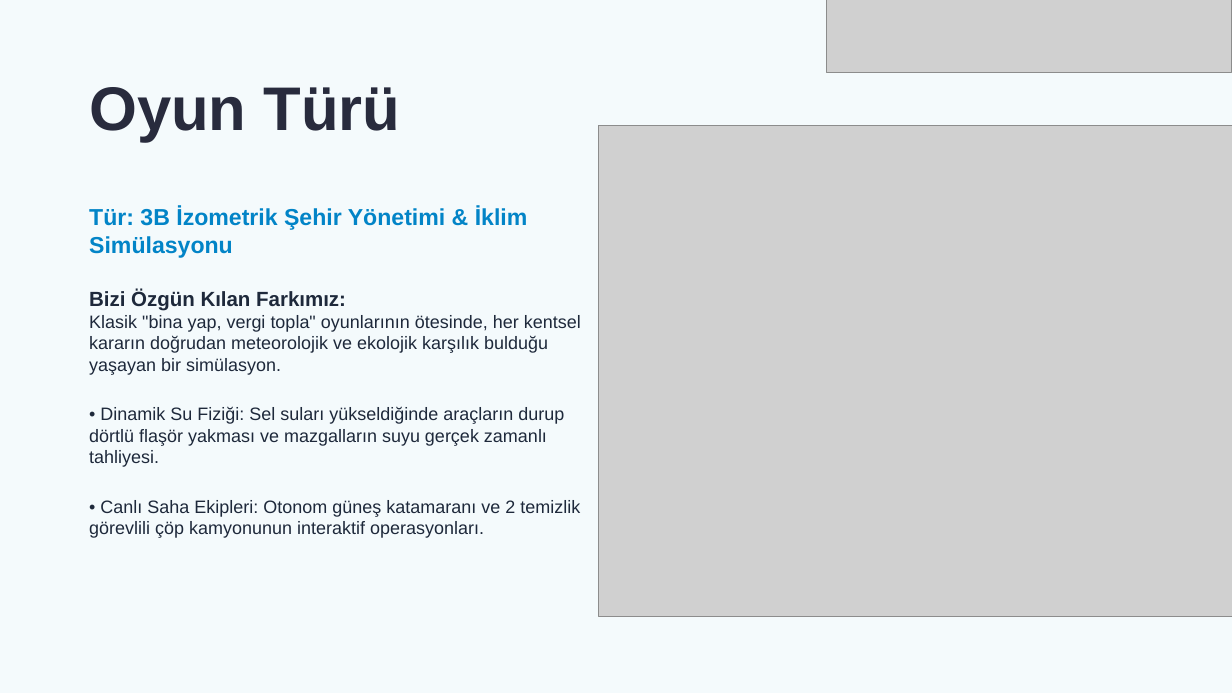
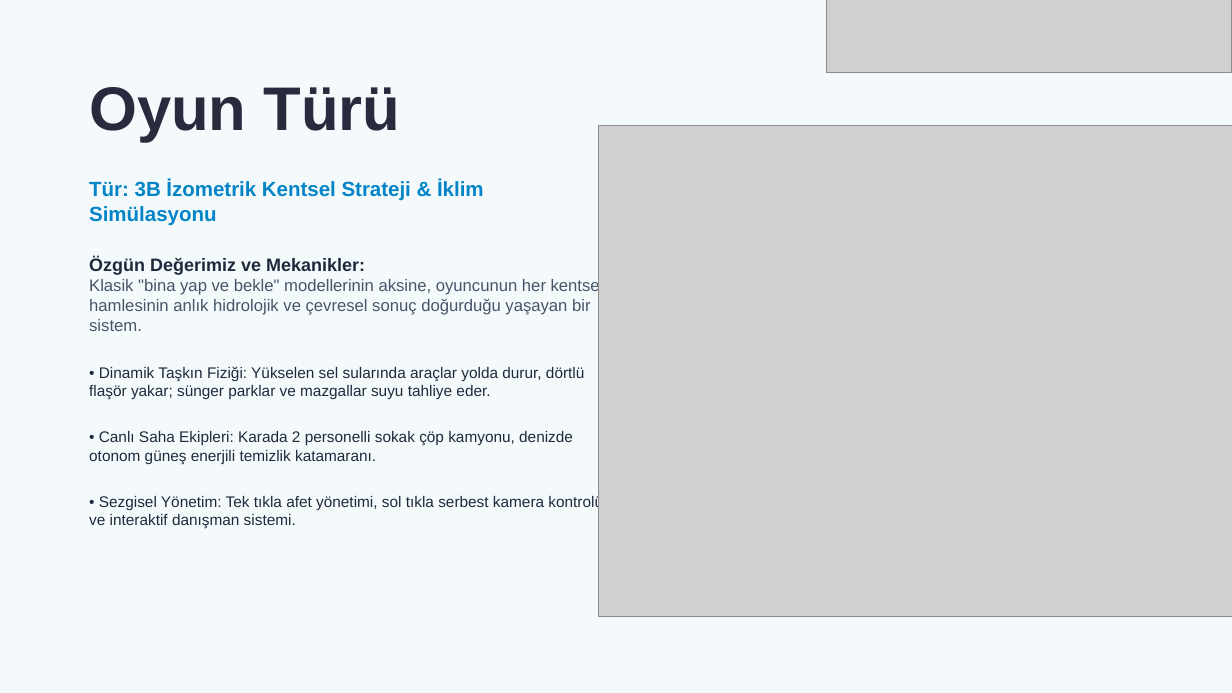
Before and after one commit to muratyildirim12q/resilientia-antalya, a slide deck: slide 4 of RESILIENTIA_ANTALYA_2031_SUNUM.pptx. Drawn at 1232x693 pixels with LibreOffice and Linux fonts; fonts in the diff are those of the drawing; grey boxes stand for pictures. Boxes give left, top, right and bottom in pixels: in the first picture for what was removed or moved away, otherwise in the second. Text is boxed around its words. In the diff, an @@ line names an element or a change of style, - is before the commit and + after.

```diff
--- a/RESILIENTIA_ANTALYA_2031_SUNUM.pptx
+++ b/RESILIENTIA_ANTALYA_2031_SUNUM.pptx
@@ text at box(89, 180, 604, 529): text changed; size 14 to 12 pt @@
-Tür: 3B İzometrik Şehir Yönetimi & İklim Simülasyonu
-Bizi Özgün Kılan Farkımız:
-Klasik "bina yap, vergi topla" oyunlarının ötesinde, her kentsel kararın doğrudan meteorolojik ve ekolojik karşılık bulduğu yaşayan bir simülasyon.
-• Dinamik Su Fiziği: Sel suları yükseldiğinde araçların durup dörtlü flaşör yakması ve mazgalların suyu gerçek zamanlı tahliyesi.
-• Canlı Saha Ekipleri: Otonom güneş katamaranı ve 2 temizlik görevlili çöp kamyonunun interaktif operasyonları.
+Tür: 3B İzometrik Kentsel Strateji & İklim Simülasyonu
+Özgün Değerimiz ve Mekanikler:
+Klasik "bina yap ve bekle" modellerinin aksine, oyuncunun her kentsel hamlesinin anlık hidrolojik ve çevresel sonuç doğurduğu yaşayan bir sistem.
+• Dinamik Taşkın Fiziği: Yükselen sel sularında araçlar yolda durur, dörtlü flaşör yakar; sünger parklar ve mazgallar suyu tahliye eder.
+• Canlı Saha Ekipleri: Karada 2 personelli sokak çöp kamyonu, denizde otonom güneş enerjili temizlik katamaranı.
+• Sezgisel Yönetim: Tek tıkla afet yönetimi, sol tıkla serbest kamera kontrolü ve interaktif danışman sistemi.
```
Also in this commit, not shown: 8 other slides changed, 1 slide added, 1 slide removed, 5 other files.
